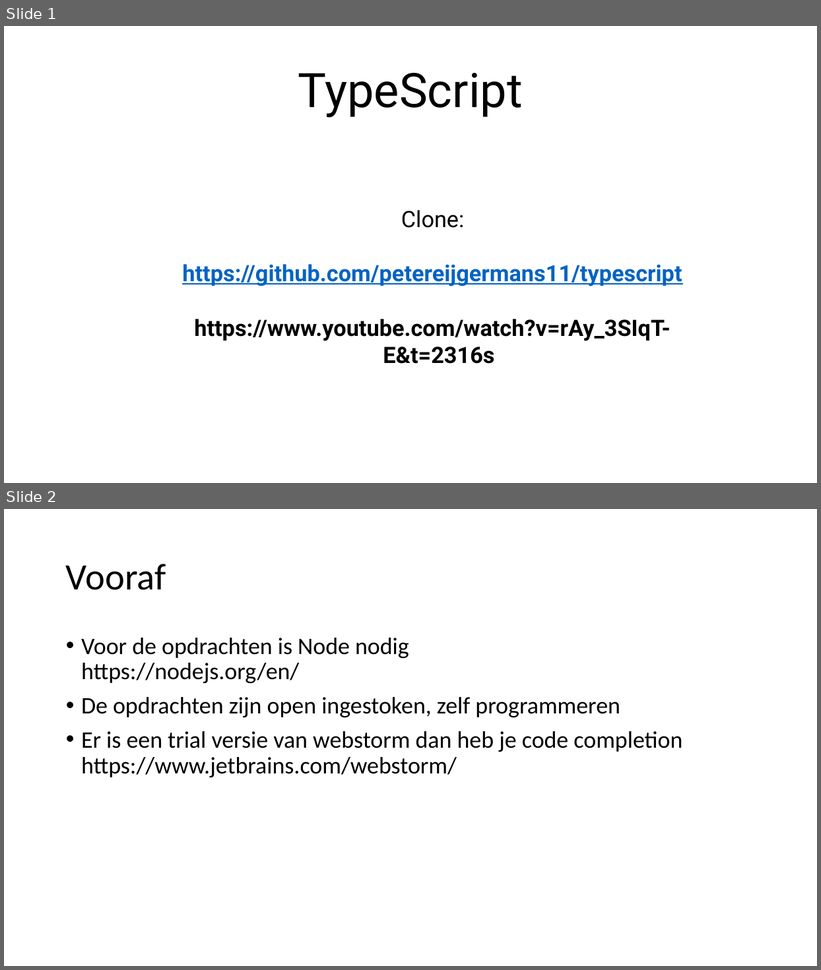
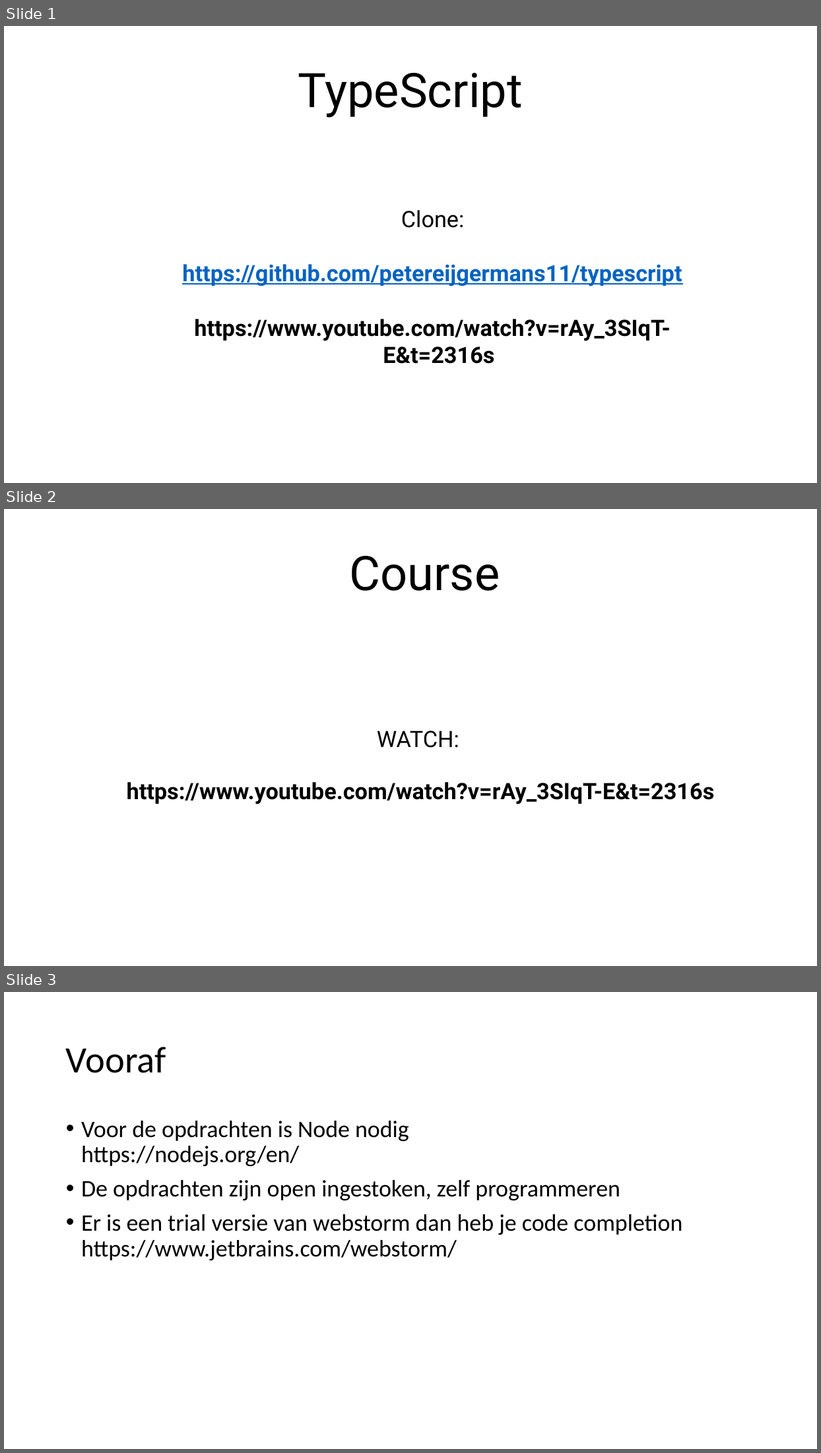
Before and after one commit to petereijgermans11/frontend-cursus, a slide deck: frontend-cursus/ 7 - TypeScript workshop.pptx. Shown one above the other, each under a label of ours: slides 1 and 2 before the commit, slides 1, 2 and 3 after it. The pictures are 821x970 and 821x1453 pixels, drawn with LibreOffice and Linux fonts; fonts in the diff are those of the drawing. Boxes give left, top, right and bottom in pixels: in the first picture for what was removed or moved away, otherwise in the second. Text is boxed around its words. In the diff, an @@ line names an element or a change of style, - is before the commit and + after.

```diff
--- a/frontend-cursus/ 7 - TypeScript workshop.pptx
+++ b/frontend-cursus/ 7 - TypeScript workshop.pptx
@@ slide 2 added at [4,509,817,966], background #FFFFFF @@
@@ title added at [321,556,500,591], 56.2 pt, text #000000 @@
+YCourse
@@ text added at [127,731,715,805], 26.7 pt, text #000000, bold @@
+• WATCH:
+• https://www.youtube.com/watch?v=rAy_3SIqT-E&t=2316s
@@ what was slide 2 is now slide 3 @@
```
Also in this commit, not shown: 2 slides changed, 2 other files.
